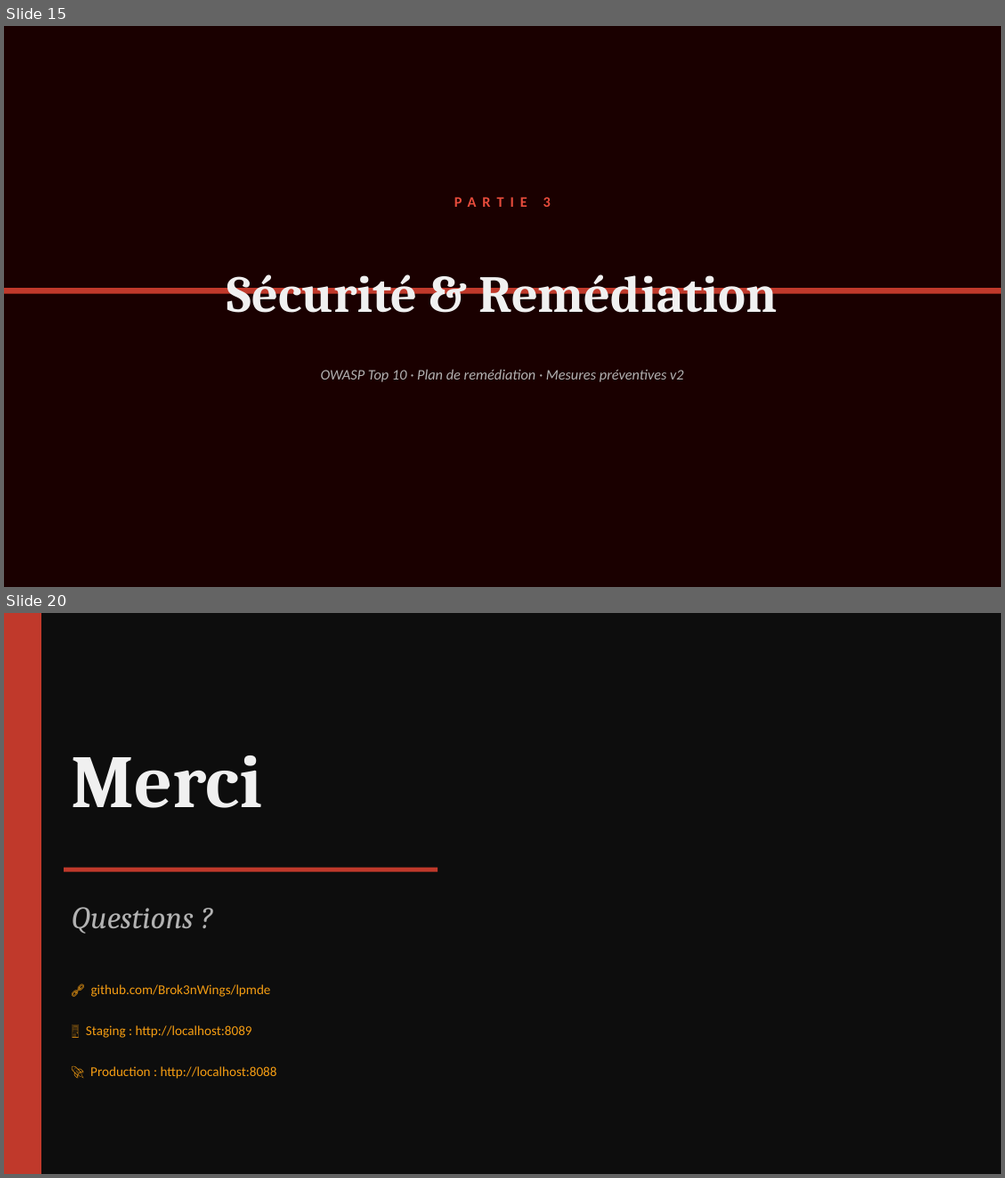
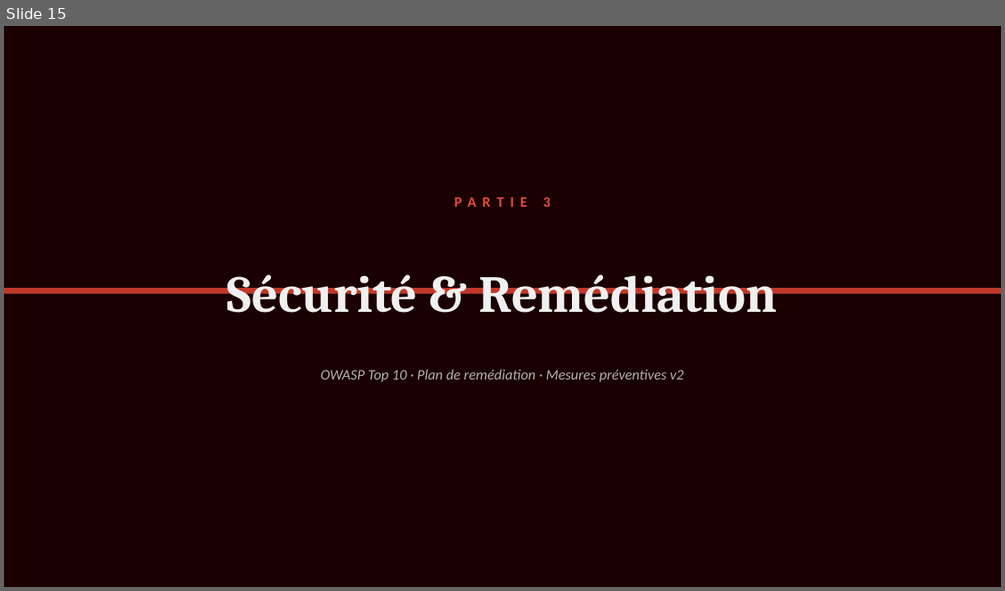
Before and after one commit to Brok3nWings/lpmde, a slide deck: presentation-LPMDE.pptx. Shown one above the other, each under a label of ours: slides 15 and 20 before the commit, slide 15 after it; the slides between them are not shown. The pictures are 1005x1178 and 1005x591 pixels, drawn with LibreOffice and Linux fonts; fonts in the diff are those of the drawing. Boxes give left, top, right and bottom in pixels: in the first picture for what was removed or moved away, otherwise in the second. Text is boxed around its words. In the diff, an @@ line names an element or a change of style, - is before the commit and + after.

```diff
--- a/presentation-LPMDE.pptx
+++ b/presentation-LPMDE.pptx
@@ slide 20 removed at (x1=4, y1=613, x2=1001, y2=1174), background #0D0D0D @@
@@ rectangle removed at (x1=4, y1=613, x2=41, y2=1174) @@
@@ text removed at (x1=71, y1=755, x2=262, y2=808) @@
-Merci
@@ rectangle removed at (x1=64, y1=868, x2=437, y2=872) @@
@@ text removed at (x1=71, y1=907, x2=193, y2=933) @@
-Questions ?
@@ text removed at (x1=91, y1=984, x2=271, y2=997) @@
-🔗 github.com/Brok3nWings/lpmde
@@ text removed at (x1=86, y1=1025, x2=252, y2=1038) @@
-🖥 Staging : http://localhost:8089
@@ text removed at (x1=90, y1=1066, x2=277, y2=1078) @@
-🚀 Production : http://localhost:8088
```
Also in this commit, not shown: 10 slides changed, 1 slide added, 2 other files.
